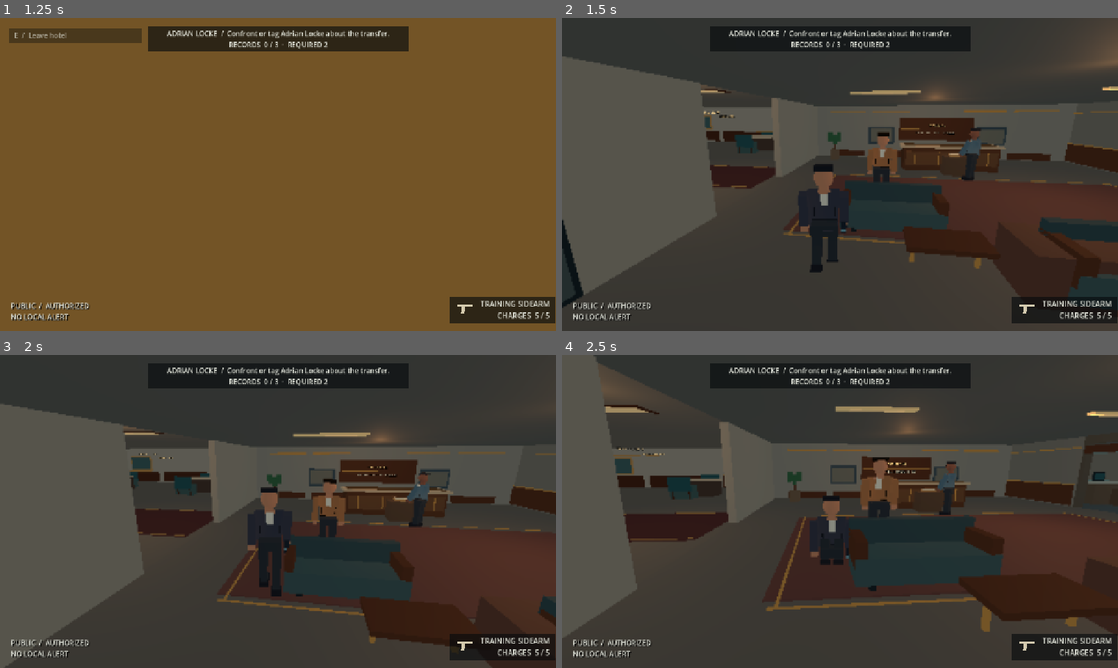
Above: before the commit, frames 1-4 (two rows, left to right).
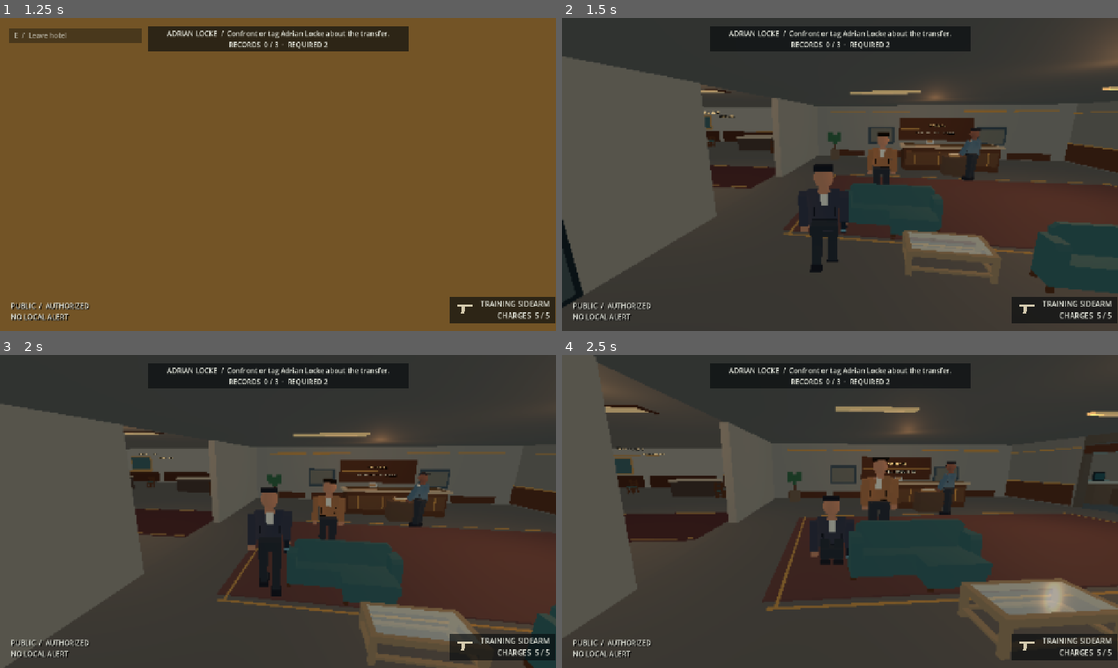
Above: after the commit, the same moments.

Repository: CoolgamerProXD/Stealty-Assasin-redesigned-computing-machine-Beta
Game: Godot game, scene res://scenes/hotel.tscn
Two runs of this game, one before a commit and one after it. Both use one fixed random seed, a clock stepped at 60 frames per second and the inputs below. This scene is started directly instead of the project's main scene.
Inputs (mouse positions are in pixels of both pictures, inside the frame that each line leads up to):
- Up to frame 1 (1.25 s): tap Enter at 0.5 s; move the mouse to (305, 174) at 0.52 s; hold W (move_forward) from 0.53 s (still down); hold C (crouch) from 0.53 s (still down); click (305, 174) at 0.67 s
- Up to frame 2 (1.5 s): keep holding W (move_forward); move the mouse to (812, 174) at 1.27 s; release C (crouch) at 1.28 s; right-click (812, 174) at 1.35 s
- Up to frame 3 (2 s): keep holding W (move_forward); tap C (crouch) at 1.55 s
- Up to frame 4 (2.5 s): keep holding W (move_forward); move the mouse to (851, 505) at 2.02 s; hold C (crouch) from 2.03 s (still down)

Frame 1 is identical in both runs. In frame 2, 5.7% of the frame differs, in the area x 26-100%, y 36-96%; in frame 3, 5.0%; in frame 4, 6.1%, in the area x 11-100%, y 38-98%.

Commit message:
Replace Meridian block furniture with licensed models and collision
Co-authored-by: arena-agent <297053741+arena-agent@users.noreply.github.com>

Diff:
--- a/scripts/visuals/environment_dressing.gd
+++ b/scripts/visuals/environment_dressing.gd
@@ -17,6 +17,9 @@
  if id == "meridian":
   _hotel()
   _hotel_wing()
+  var furniture := preload("res://scripts/visuals/hotel_furniture.gd").new()
+  add_child(furniture)
+  furniture.build()
  else: _annex()
  _batch(core_transforms, core_colors, false)
  _batch(detail_transforms, detail_colors, true)
@@ -101,10 +104,6 @@
  _part(Vector3(-5, 1.67, -7.67), Vector3(3.8, 0.04, 0.04), BRASS)
  _sign("THE MERIDIAN", Vector3(-5, 1.9, -7.62), Color(0.92, 0.77, 0.48))
  _sign("RECEPTION  /  GUEST SERVICES", Vector3(-5, 1.48, -7.62), IVORY)
- _sofa(-7.8, 2.1)
- _sofa(-4.8, 3.7)
- _part(Vector3(-7.0, 0.40, 3.2), Vector3(1.25, 0.08, 0.70), WOOD)
- for x: float in [-7.5, -6.5]: _part(Vector3(x, 0.20, 3.2), Vector3(0.06, 0.4, 0.06), BRASS)
  _plant(-10.6, -6.8)
  _plant(0.6, 6.8)
  # Framed wall panels, baseboards, and high-contrast wayfinding at access boundaries.
@@ -215,12 +214,6 @@
    _part(Vector3(x+dx,0.97,-10),Vector3(0.47,0.025,0.40),ivory)
    _part(Vector3(x+dx,1.00,-10),Vector3(0.30,0.015,0.25),Color(0.94,0.90,0.80),true)
    _part(Vector3(x+dx+0.26,1.02,-10),Vector3(0.055,0.08,0.055),bronze,true)
-  for z: float in [-11.55,-8.45]:
-   _part(Vector3(x,0.46,z),Vector3(1.15,0.14,0.62),teal)
-   _part(Vector3(x,0.82,z + (-0.30 if z < -10.0 else 0.30)),Vector3(1.15,0.78,0.12),teal)
-   for dx: float in [-0.43,0.43]:
-    for dz: float in [-0.22,0.22]:
-     _part(Vector3(x+dx,0.20,z+dz),Vector3(0.07,0.4,0.07),walnut)
  # Framed prints and console cabinets subdivide the large room visually.
  for x: float in [-36.0,-26.0,-16.0]:
   _part(Vector3(x,1.85,-15.72),Vector3(2.25,1.4,0.08),bronze)
@@ -229,17 +222,7 @@
   _part(Vector3(x+0.25,1.85,-15.62),Vector3(0.09,0.7,0.025),Color(0.60,0.68,0.59),true)
  # Lounge tables, textiles and planters.
  for x: float in [-38.0,-30.0,-22.0,-15.0]:
-  _part(Vector3(x,0.50,9.2),Vector3(1.7,0.10,0.8),walnut)
-  for dx: float in [-0.65,0.65]:
-   _part(Vector3(x+dx,0.25,9.2),Vector3(0.07,0.50,0.55),bronze)
   _part(Vector3(x,0.03,10),Vector3(3.3,0.018,3.3),Color(0.36,0.23,0.20))
-  for dx: float in [-0.75,0.75]:
-   _part(Vector3(x+dx,0.85,11.2),Vector3(0.5,0.42,0.2),Color(0.34,0.43,0.41),true)
- for x: float in [-40.3,-34.0,-26.0,-18.0,-13.5]:
-  _part(Vector3(x,0.3,13.7),Vector3(0.6,0.6,0.6),Color(0.32,0.27,0.21))
-  _part(Vector3(x,0.85,13.7),Vector3(0.13,1.0,0.13),walnut)
-  for dx: float in [-0.27,0.0,0.27]:
-   _part(Vector3(x+dx,1.45+absf(dx)*0.3,13.7),Vector3(0.36,0.60,0.42),Color(0.19,0.34,0.22))
  # Upper gallery door frames, floor runner, room numbers and suite furnishings.
  _part(Vector3(0,3.645,0),Vector3(23.5,0.018,2.7),carpet)
  for z: float in [-1.24,1.24]:
--- /dev/null
+++ b/scripts/visuals/hotel_furniture.gd
@@ -0,0 +1,67 @@
+extends Node3D
+## Shared, authored low-poly furniture with a Meridian-specific material palette.
+## Meshes: Kenney Furniture Kit (CC0); see assets/kenney_furniture/LICENSE.txt.
+## Collision is authored separately in hotel.gd, so mission paths remain explicit.
+const SOFA := preload("res://assets/kenney_furniture/loungeSofaLong.glb")
+const ARMCHAIR := preload("res://assets/kenney_furniture/loungeChair.glb")
+const DINING_CHAIR := preload("res://assets/kenney_furniture/chairCushion.glb")
+const COFFEE_TABLE := preload("res://assets/kenney_furniture/tableCoffeeGlass.glb")
+const FLOOR_LAMP := preload("res://assets/kenney_furniture/lampRoundFloor.glb")
+const PLANT := preload("res://assets/kenney_furniture/pottedPlant.glb")
+const BOOKS := preload("res://assets/kenney_furniture/books.glb")
+const LAPTOP := preload("res://assets/kenney_furniture/laptop.glb")
+var palette: Dictionary = {}
+
+func build() -> void:
+ name = "HotelFurniture"
+ # Replaces decorative block sofas in the lobby; no new lobby collision is
+ # introduced on the pre-existing civilian route or old checkpoint locations.
+ _place(SOFA, Vector3(-7.8,0,2.1), Vector3(0.49,0,0), Vector3(2.05,1.9,1.0), 0.0)
+ _place(SOFA, Vector3(-4.8,0,3.7), Vector3(0.49,0,0), Vector3(2.05,1.9,1.0), 0.0)
+ _place(COFFEE_TABLE, Vector3(-7,0,3.25), Vector3(-0.13,0,-0.1), Vector3(1.9,1.75,1.7), 0.0)
+ _place(LAPTOP, Vector3(-5.8,1.12,-4.8), Vector3(0.132,0,-0.12), Vector3(1.2,1.2,1.2), 0.0)
+ # Wing sofas reuse existing collision envelopes; furniture stays clear of the
+ # ground-floor local navigation strip and the ramp.
+ for x: float in [-38.0,-30.0,-22.0,-15.0]:
+  _place(SOFA, Vector3(x,0,11), Vector3(0.49,0,0), Vector3(2.25,1.9,1.0), PI)
+  _place(COFFEE_TABLE, Vector3(x,0,9.2), Vector3(-0.13,0,-0.1), Vector3(2.5,2.0,2.1), 0.0)
+  for z: float in [-11.55,-8.45]:
+   _place(DINING_CHAIR, Vector3(x,0,z), Vector3(0.10,0,-0.10), Vector3(2.2,1.9,1.9), 0.0 if z < -10.0 else PI)
+ for x: float in [-40.3,-34.0,-26.0,-18.0,-13.5]:
+  _place(PLANT, Vector3(x,0,13.7), Vector3(0,0,0), Vector3(2.5,2.5,2.5), 0.0)
+ for x: float in [-35.0,-19.0]:
+  _place(FLOOR_LAMP, Vector3(x,0,14.5), Vector3(0.06,0,-0.06), Vector3(1.8,1.8,1.8), 0.0)
+ # Suite reading area uses the open wall, with no added obstacles near Locke.
+ _place(ARMCHAIR, Vector3(-40.6,3.6,-7.1), Vector3(0.245,0,-0.205), Vector3(1.7,1.8,1.7), -PI / 2.0)
+ _place(BOOKS, Vector3(-40.0,4.53,-11.2), Vector3(0.075,0,-0.047), Vector3(1.2,1.2,1.2), 0.0)
+
+func _place(scene: PackedScene, position_at_floor: Vector3, center: Vector3, size: Vector3, yaw: float) -> void:
+ var holder := Node3D.new()
+ holder.position = position_at_floor
+ holder.rotation.y = yaw
+ add_child(holder)
+ var model := scene.instantiate() as Node3D
+ holder.add_child(model)
+ model.scale = size
+ model.position = -center * size
+ _apply_palette(model)
+
+func _apply_palette(node: Node) -> void:
+ if node is MeshInstance3D:
+  var mesh_node := node as MeshInstance3D
+  mesh_node.cast_shadow = GeometryInstance3D.SHADOW_CASTING_SETTING_OFF
+  for i: int in range(mesh_node.mesh.get_surface_count()):
+   var original := mesh_node.get_active_material(i)
+   if not original is StandardMaterial3D: continue
+   var key := original.resource_name.to_lower()
+   if not palette.has(key):
+    var material := original.duplicate() as StandardMaterial3D
+    if key == "carpet": material.albedo_color = Color(0.20,0.34,0.33)
+    elif key == "wood": material.albedo_color = Color(0.30,0.18,0.12)
+    elif key == "wooddark": material.albedo_color = Color(0.23,0.16,0.11)
+    elif key == "plant": material.albedo_color = Color(0.24,0.43,0.24)
+    elif key == "metal": material.albedo_color = Color(0.55,0.45,0.32)
+    material.roughness = 0.75 if key != "glass" else 0.18
+    palette[key] = material
+   mesh_node.set_surface_override_material(i, palette[key])
+ for child: Node in node.get_children(): _apply_palette(child)
--- a/scripts/world/hotel.gd
+++ b/scripts/world/hotel.gd
@@ -103,6 +103,19 @@
   collider.shape = shape
   holder.add_child(collider)
 
+# Collision-only envelopes used by separately authored furniture models.
+func _collision_box(pos: Vector3, size: Vector3) -> void:
+ var body := StaticBody3D.new()
+ body.name = "FurnitureCollision"
+ body.add_to_group("new_furniture_collision")
+ body.position = pos
+ var collider := CollisionShape3D.new()
+ var shape := BoxShape3D.new()
+ shape.size = size
+ collider.shape = shape
+ body.add_child(collider)
+ add_child(body)
+
 func _build_environment() -> void:
  var environment := WorldEnvironment.new()
  var sky := Environment.new()
@@ -131,7 +144,6 @@
  _box(Vector3(4.5, 0.01, 0), Vector3(5, 0.02, 15.5), Color(0.26, 0.29, 0.29), false)
  _box(Vector3(9.45, 0.02, 0), Vector3(4.8, 0.03, 15.5), Color(0.24, 0.25, 0.27), false)
  _box(Vector3(-5, 0.5, -4.8), Vector3(4, 1, 1), Color(0.28, 0.18, 0.13), false)
- _box(Vector3(-5, 0.35, 3.5), Vector3(2.4, 0.7, 1), Color(0.33, 0.22, 0.18), false)
  _box(Vector3(4.5, 0.45, -5), Vector3(2.2, 0.9, 1), Color(0.32, 0.27, 0.22), false)
  _box(Vector3(9.5, 0.5, -5), Vector3(2.5, 1, 1), Color(0.28, 0.27, 0.24), false)
  for boundary: float in [2.0, 7.0]:
@@ -213,11 +225,10 @@
  for x: float in [-38.0,-31.0,-24.0,-17.0]:
   _box(Vector3(x,0.45,-10),Vector3(2.4,0.9,1.3),dark,true)
   _box(Vector3(x,0.95,-10),Vector3(2.5,0.12,1.4),Color(0.65,0.57,0.46),false)
-  for z: float in [-11.5,-8.5]:
-   _box(Vector3(x,0.35,z),Vector3(1.2,0.7,0.55),Color(0.22,0.30,0.29),false)
+  for z: float in [-11.55,-8.45]:
+   _collision_box(Vector3(x,0.36,z), Vector3(0.72,0.72,0.72))
  for x: float in [-38.0,-30.0,-22.0,-15.0]:
-  _box(Vector3(x,0.4,11),Vector3(2.3,0.8,0.8),Color(0.23,0.33,0.32),true)
-  _box(Vector3(x,0.8,11.3),Vector3(2.3,0.7,0.15),Color(0.20,0.28,0.28),false)
+  _collision_box(Vector3(x,0.4,11),Vector3(2.3,0.8,0.8))
  # Four pairs of guest rooms off a clear central upstairs gallery.
  for x: float in [-6.0,0.0,6.0]:
   for z: float in [-6.0,6.0]:
@@ -806,7 +817,42 @@
   message = "No valid compatible save found."
  else:
   SessionSnapshot.restore(data, player, mission, interactables, safe_position, Campaign.progress)
-  message = "Progress loaded. NPCs continue their current routines."
+  var relocated := _resolve_furniture_checkpoint()
+  message = "Progress loaded. Moved clear of new furniture." if relocated else "Progress loaded. NPCs continue their current routines."
+
+# Old saves can contain positions that were valid before furniture became solid.
+# Only relocate if a new furniture envelope overlaps; retain all mission state.
+func _resolve_furniture_checkpoint() -> bool:
+ if not _new_furniture_overlaps(player.global_position): return false
+ var start := player.global_position
+ for distance: float in [0.8, 1.4, 2.0, 2.8]:
+  for direction: Vector3 in [Vector3.RIGHT, Vector3.LEFT, Vector3.FORWARD, Vector3.BACK, Vector3(1,0,1).normalized(), Vector3(-1,0,1).normalized(), Vector3(1,0,-1).normalized(), Vector3(-1,0,-1).normalized()]:
+   var candidate := start + direction * distance
+   if safe_position(candidate) and _standing_space_clear(candidate):
+    player.global_position = candidate
+    player.velocity = Vector3.ZERO
+    return true
+ return false
+
+func _checkpoint_query(point: Vector3) -> PhysicsShapeQueryParameters3D:
+ var capsule := CapsuleShape3D.new()
+ capsule.radius = 0.33
+ capsule.height = 1.7
+ var query := PhysicsShapeQueryParameters3D.new()
+ query.shape = capsule
+ query.transform = Transform3D(Basis.IDENTITY, point + Vector3.UP * 0.90)
+ query.exclude = [player.get_rid()]
+ query.collision_mask = player.collision_mask
+ return query
+
+func _new_furniture_overlaps(point: Vector3) -> bool:
+ for result: Dictionary in player.get_world_3d().direct_space_state.intersect_shape(_checkpoint_query(point), 32):
+  var collider: Object = result.get("collider")
+  if collider is Node and collider.is_in_group("new_furniture_collision"): return true
+ return false
+
+func _standing_space_clear(point: Vector3) -> bool:
+ return player.get_world_3d().direct_space_state.intersect_shape(_checkpoint_query(point), 32).is_empty()
 
 func _unhandled_input(event: InputEvent) -> void:
  if event.is_action_pressed("save_game"): save_game()
--- a/tests/run_tests.gd
+++ b/tests/run_tests.gd
@@ -121,6 +121,19 @@
  settings_service.apply_settings()
  var npcs: Array[HotelNpc] = world.get("npcs")
  check(player != null and npcs.size() == 7, "hotel preserves existing NPCs and adds three wing visitors")
+ var furniture := world.get_node_or_null("EnvironmentDressing/HotelFurniture")
+ check(furniture != null and furniture.get_child_count() >= 20, "Meridian instantiates authored seating, lamps and plants")
+ await physics_frame
+ var furniture_query := PhysicsRayQueryParameters3D.create(Vector3(-38,0.5,-7.5), Vector3(-38,0.5,-8.45))
+ var furniture_hit := player.get_world_3d().direct_space_state.intersect_ray(furniture_query)
+ check(not furniture_hit.is_empty() and (furniture_hit.collider as Node).is_in_group("new_furniture_collision"), "restaurant chair blocks physical movement")
+ var before_migration := player.global_position
+ player.global_position = Vector3(-38,0.05,-8.45)
+ check(world.call("_new_furniture_overlaps", player.global_position), "legacy position overlapping new chair is detected")
+ var migrated: bool = world.call("_resolve_furniture_checkpoint")
+ check(migrated and not bool(world.call("_new_furniture_overlaps", player.global_position)), "legacy checkpoint relocates out of new solid furniture")
+ player.global_position = before_migration
+ player.velocity = Vector3.ZERO
  var spawned: Array[Interactable] = world.get("interactables")
  var spawned_ids: Array[String] = []
  for obj: Interactable in spawned:
Not shown, added: assets/kenney_furniture/LICENSE.txt
Binary file added: assets/kenney_furniture/books.glb
Binary file added: assets/kenney_furniture/chairCushion.glb
Binary file added: assets/kenney_furniture/lampRoundFloor.glb
Binary file added: assets/kenney_furniture/laptop.glb
Binary file added: assets/kenney_furniture/loungeChair.glb
Binary file added: assets/kenney_furniture/loungeSofaLong.glb
Binary file added: assets/kenney_furniture/pottedPlant.glb
Binary file added: assets/kenney_furniture/tableCoffeeGlass.glb
Not shown, added: assets/kenney_furniture/PROVENANCE.md
